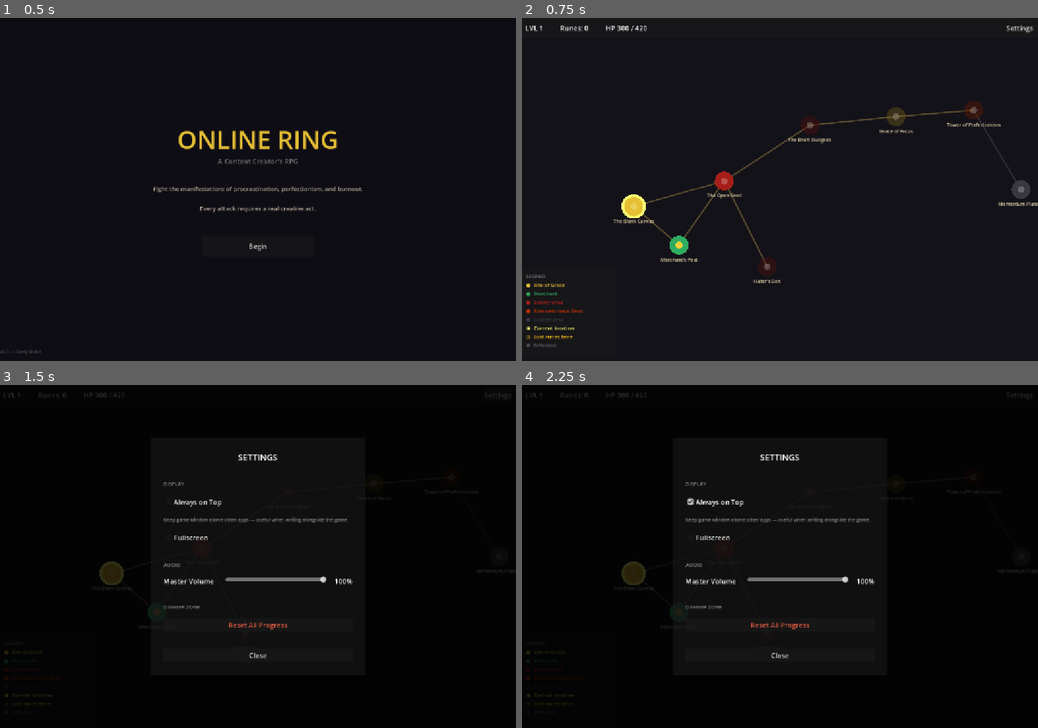
Above: before the commit, frames 1-4 (two rows, left to right).
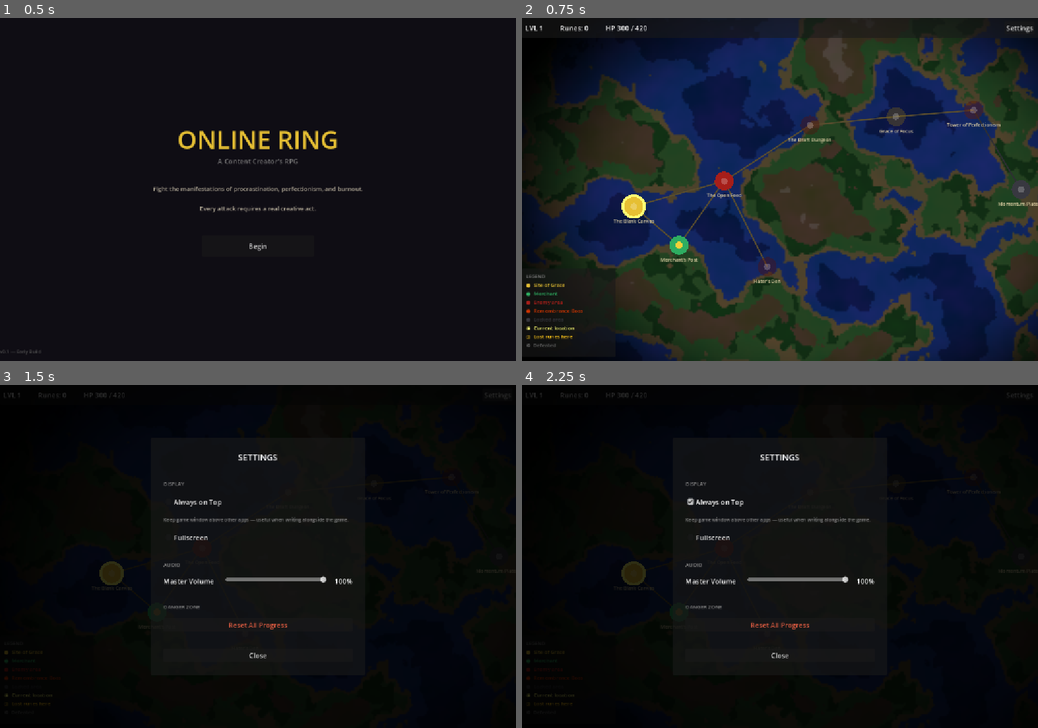
Above: after the commit, the same moments.

Repository: WRCIECH/online-ring
Game: Godot game, scene res://scenes/main/main.tscn
The game is run twice, just before and just after one commit, with the same random seed, the same clock (stepped at 60 frames per second) and the same inputs.
Inputs:
- Up to frame 1 (0.5 s): no input
- Up to frame 2 (0.75 s): click "Begin" at 0.5 s
- Up to frame 3 (1.5 s): click "Settings" at 1.25 s
- Up to frame 4 (2.25 s): click "Always on Top" at 2 s

Frame 1 is identical in both runs. In frame 2, 76% of the frame differs, in the area x 0-100%, y 3-100%; in frame 3, less than 0.1%; in frame 4, less than 0.1%.

Commit message:
Procedural terrain backdrop for world map
GameManager:
- map_seed: int = 0 — persisted in save data; 0 means no seed yet
- reset() sets map_seed = 0 so a new map is generated on next play
- get_save_data() / load_save_data() include map_seed

WorldMap._generate_terrain():
- Called in _ready() after Camera2D setup
- If map_seed == 0: generates a new seed with randi(), saves immediately
- Two FastNoiseLite layers:
    elevation  (seed,      freq=0.0025, octaves=6) — large landmass shapes
    moisture   (seed+1337, freq=0.008,  octaves=3) — forest vs plains detail
- Generates a 400×300 Image (displayed as 1600×1200 world units, 4× scale)
  — low res avoids per-pixel GDScript bottleneck while bilinear scaling
  gives natural soft biome transitions
- Biomes: deep ocean / ocean / coast / forest / plains / hills / mountains / snow
- Vignette: edges fade to dark void using smoothstep

WorldMap._draw():
- Order: dark void rect → terrain texture → connection lines → (MapNodes on top)
- draw_texture_rect into Rect2(-200,-200, 1600,1200) — covers all locations
  with generous pan room; CanvasItem.TEXTURE_FILTER_LINEAR for smooth scaling

Same seed → same terrain across all sessions; Reset → new terrain next game.

Co-Authored-By: Claude Sonnet 4.6 <noreply@anthropic.com>

Diff:
--- a/scripts/core/game_manager.gd
+++ b/scripts/core/game_manager.gd
@@ -47,6 +47,10 @@
 # 0–100. Drops when player uses incantations without genuine belief.
 # Recovers when player confirms faith honestly. Affects FAI incantation damage.
 var faith_integrity: int = 100
+
+# ── World map ─────────────────────────────────────────────────────────────────
+# 0 = no seed yet (terrain generated on first WorldMap load, then persisted).
+var map_seed: int = 0
 
 # ── Signals ─────────────────────────────────────────────────────────────────
 signal stats_changed
@@ -181,6 +185,7 @@
 	items             = []
 	pending_encounter = {}
 	faith_integrity   = 100
+	map_seed          = 0   # triggers new terrain on next WorldMap load
 	recalculate_derived_stats()
 	current_hp      = max_hp
 	current_fp      = max_fp
@@ -210,6 +215,7 @@
 		"weapons": weapons.duplicate(),
 		"items": items.duplicate(),
 		"faith_integrity": faith_integrity,
+		"map_seed":        map_seed,
 	}
 
 func load_save_data(data: Dictionary) -> void:
@@ -230,6 +236,7 @@
 	weapons = data.get("weapons", [])
 	items = data.get("items", [])
 	faith_integrity = data.get("faith_integrity", 100)
+	map_seed        = data.get("map_seed", 0)
 	recalculate_derived_stats()
 	current_hp = data.get("current_hp", max_hp)
 	current_fp = data.get("current_fp", max_fp)
--- a/scripts/map/world_map.gd
+++ b/scripts/map/world_map.gd
@@ -118,6 +118,7 @@
 var _merchant_screen:  MerchantScreen
 var _ui_layer:         CanvasLayer
 var _camera:           Camera2D
+var _terrain_texture:  ImageTexture
 
 # ── Pan / zoom state ──────────────────────────────────────────────────────────
 var _panning:          bool    = false
@@ -142,6 +143,7 @@
 	_camera.position = Vector2(500, 380)  # centre view on starting area
 	add_child(_camera)
 
+	_generate_terrain()
 	_build_ui_layer()
 	_build_locations()
 	_build_level_up_screen()
@@ -181,9 +183,82 @@
 func _set_zoom(z: float) -> void:
 	_camera.zoom = Vector2.ONE * clampf(z, ZOOM_MIN, ZOOM_MAX)
 
+# ── Terrain generation ────────────────────────────────────────────────────────
+
+func _generate_terrain() -> void:
+	if GameManager.map_seed == 0:
+		GameManager.map_seed = randi()
+		SaveManager.save_game()
+
+	const GEN_W := 400
+	const GEN_H := 300
+
+	# Noise layer 1: elevation (large landmass shapes)
+	var elev := FastNoiseLite.new()
+	elev.seed              = GameManager.map_seed
+	elev.frequency         = 0.0025
+	elev.fractal_octaves   = 6
+	elev.fractal_lacunarity = 2.0
+	elev.fractal_gain      = 0.5
+
+	# Noise layer 2: moisture (forest vs plains variation)
+	var moist := FastNoiseLite.new()
+	moist.seed             = GameManager.map_seed + 1337
+	moist.frequency        = 0.008
+	moist.fractal_octaves  = 3
+
+	var img := Image.create(GEN_W, GEN_H, false, Image.FORMAT_RGB8)
+
+	for py in range(GEN_H):
+		for px in range(GEN_W):
+			# Map pixel to world coordinates covered by the terrain rect
+			var wx := -200.0 + (float(px) / GEN_W) * 1600.0
+			var wy := -200.0 + (float(py) / GEN_H) * 1200.0
+
+			var e: float = elev.get_noise_2d(wx, wy)
+			var m: float = moist.get_noise_2d(wx, wy)
+
+			# Vignette: fade to dark void near texture edges
+			var cx := float(px) / GEN_W * 2.0 - 1.0   # -1 to 1
+			var cy := float(py) / GEN_H * 2.0 - 1.0
+			var dist := sqrt(cx * cx + cy * cy)
+			var vig := 1.0 - smoothstep(0.55, 1.05, dist)
+
+			var col := _terrain_color(e, m)
+			img.set_pixel(px, py, Color(col.r * vig, col.g * vig, col.b * vig))
+
+	_terrain_texture = ImageTexture.create_from_image(img)
+	texture_filter   = CanvasItem.TEXTURE_FILTER_LINEAR
+	queue_redraw()
+
+func _terrain_color(e: float, m: float) -> Color:
+	var d := m * 0.04   # subtle intra-biome detail variation
+
+	if e < -0.30:
+		return Color(0.04 + d, 0.09,       0.26 + d)   # deep ocean
+	elif e < -0.05:
+		return Color(0.07 + d, 0.15,       0.38 + d)   # ocean
+	elif e < 0.03:
+		return Color(0.30 + d, 0.26,       0.17)        # coast / sand
+	elif e < 0.25:
+		if m > 0.15:
+			return Color(0.07,       0.17 + d, 0.08)    # forest
+		else:
+			return Color(0.14 + d,   0.26,     0.13)    # plains
+	elif e < 0.52:
+		return Color(0.23 + d,   0.19,     0.13 + d)    # hills
+	elif e < 0.78:
+		return Color(0.29 + d,   0.26,     0.22 + d)    # mountains
+	else:
+		return Color(0.44,       0.42 + d, 0.42)        # snow peaks
+
 func _draw() -> void:
-	# Large rect — background must cover any camera position without gaps
-	draw_rect(Rect2(Vector2(-10000, -10000), Vector2(22000, 22000)), GameConstants.COLOR_MAP_BG)
+	# 1. Dark void — covers any camera position
+	draw_rect(Rect2(Vector2(-10000, -10000), Vector2(22000, 22000)), Color(0.04, 0.03, 0.05))
+
+	# 2. Terrain texture (world rect: -200,-200 to 1400,1000)
+	if _terrain_texture:
+		draw_texture_rect(_terrain_texture, Rect2(Vector2(-200, -200), Vector2(1600, 1200)), false)
 
 	var drawn: Dictionary = {}
 	for id in MAP_DATA:
